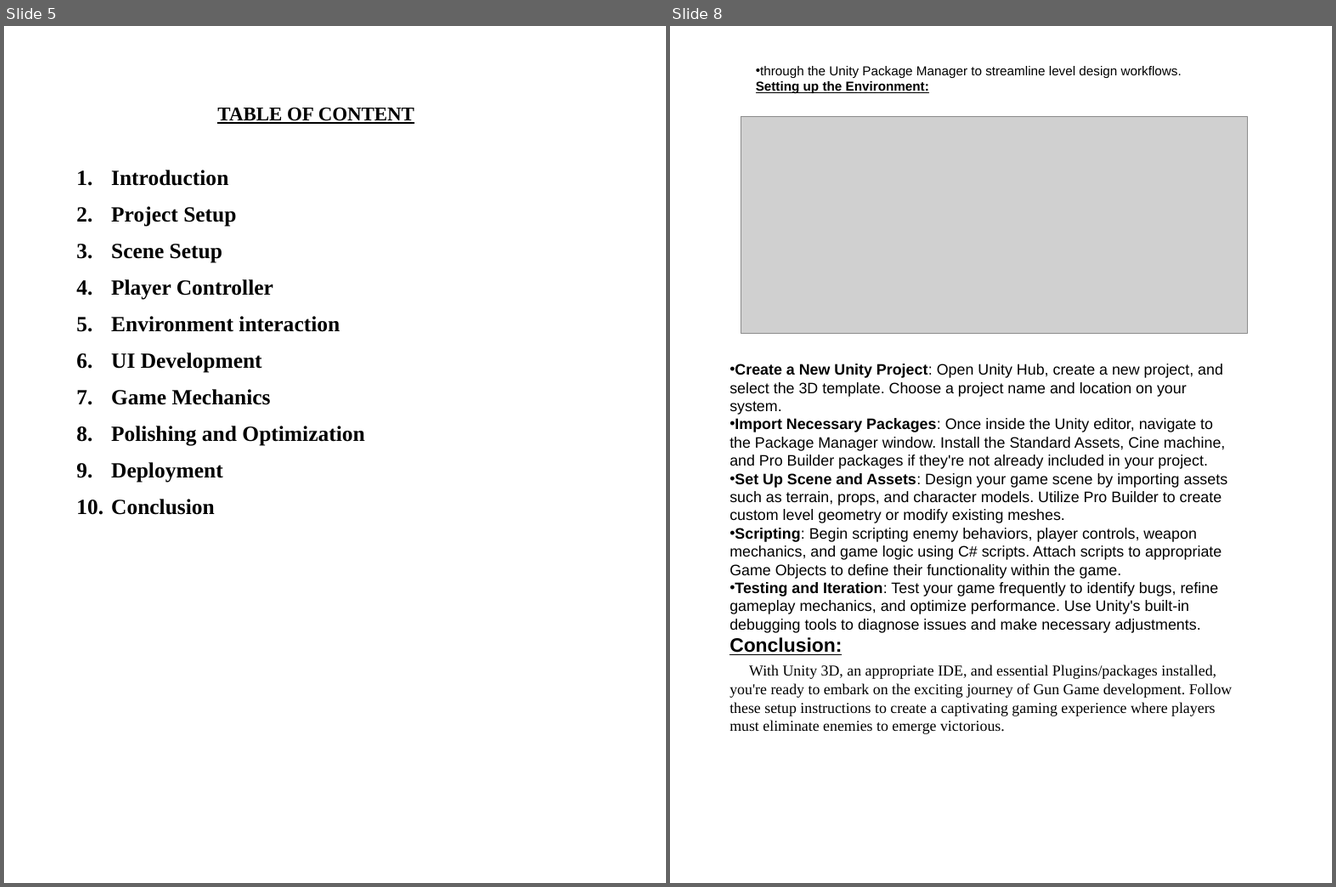
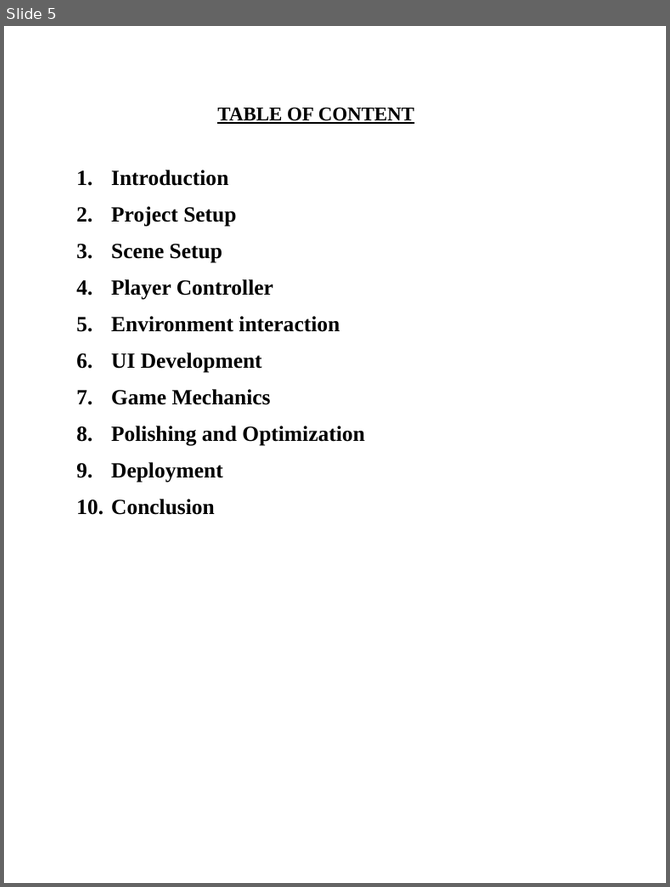
Before and after one commit to Archit-sharma01/untitled, a slide deck: Archit PPT.pptx. Shown side by side, each under a label of ours: slides 5 and 8 before the commit, slide 5 after it; the slides between them are not shown. The pictures are 1336x887 and 670x887 pixels, drawn with LibreOffice and Linux fonts; fonts in the diff are those of the drawing; grey boxes stand for pictures; background and template pictures are left out. Boxes give left, top, right and bottom in pixels: in the first picture for what was removed or moved away, otherwise in the second. Text is boxed around its words. In the diff, an @@ line names an element or a change of style, - is before the commit and + after.

```diff
--- a/Archit PPT.pptx
+++ b/Archit PPT.pptx
@@ slide 8 removed at box(670, 26, 1332, 883), background picture (left out) @@
@@ text removed at box(756, 66, 1182, 93) @@
-• through the Unity Package Manager to streamline level design workflows.
-Setting up the Environment:
@@ picture removed at box(741, 117, 1247, 334) @@
@@ text removed at box(730, 363, 1233, 734) @@
-• Create a New Unity Project: Open Unity Hub, create a new project, and select the 3D template. Choose a project name and location on your system.
-• Import Necessary Packages: Once inside the Unity editor, navigate to the Package Manager window. Install the Standard Assets, Cine machine, and Pro Builder packages if they're not already included in your project.
-• Set Up Scene and Assets: Design your game scene by importing assets such as terrain, props, and character models. Utilize Pro Builder to create custom level geometry or modify existing meshes.
-• Scripting: Begin scripting enemy behaviors, player controls, weapon mechanics, and game logic using C# scripts. Attach scripts to appropriate Game Objects to define their functionality within the game.
-• Testing and Iteration: Test your game frequently to identify bugs, refine gameplay mechanics, and optimize performance. Use Unity's built-in debugging tools to diagnose issues and make necessary adjustments.
-Conclusion:
-With Unity 3D, an appropriate IDE, and essential Plugins/packages installed, you're ready to embark on the exciting journey of Gun Game development. Follow these setup instructions to create a captivating gaming experience where players must eliminate enemies to emerge victorious.
```
Also in this commit, not shown: 1 slide changed, 14 slides added, 31 other slides removed.
